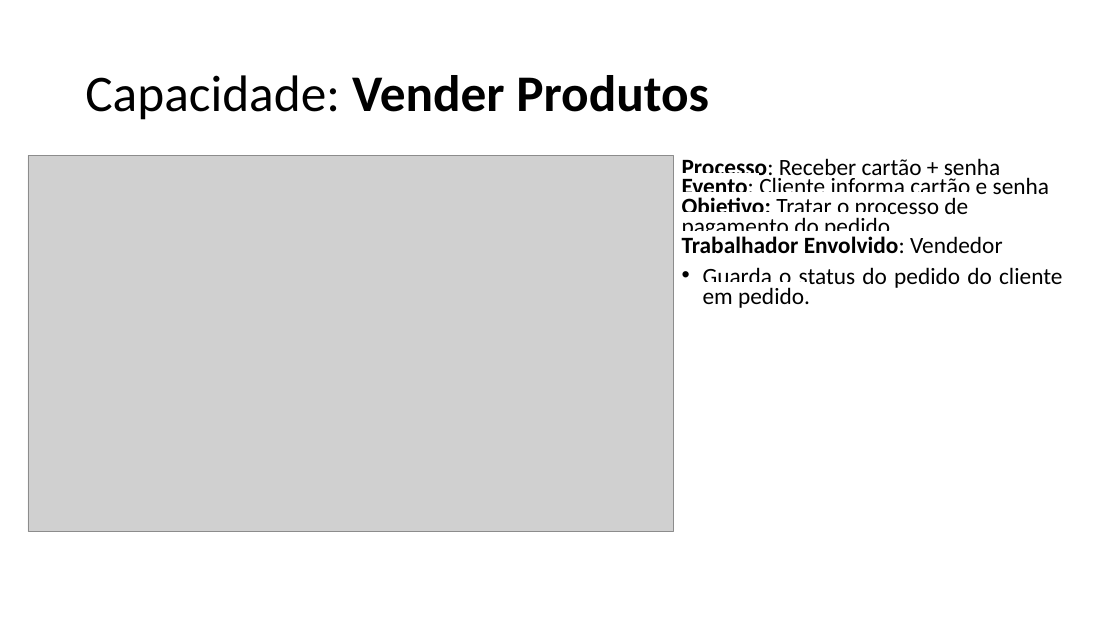
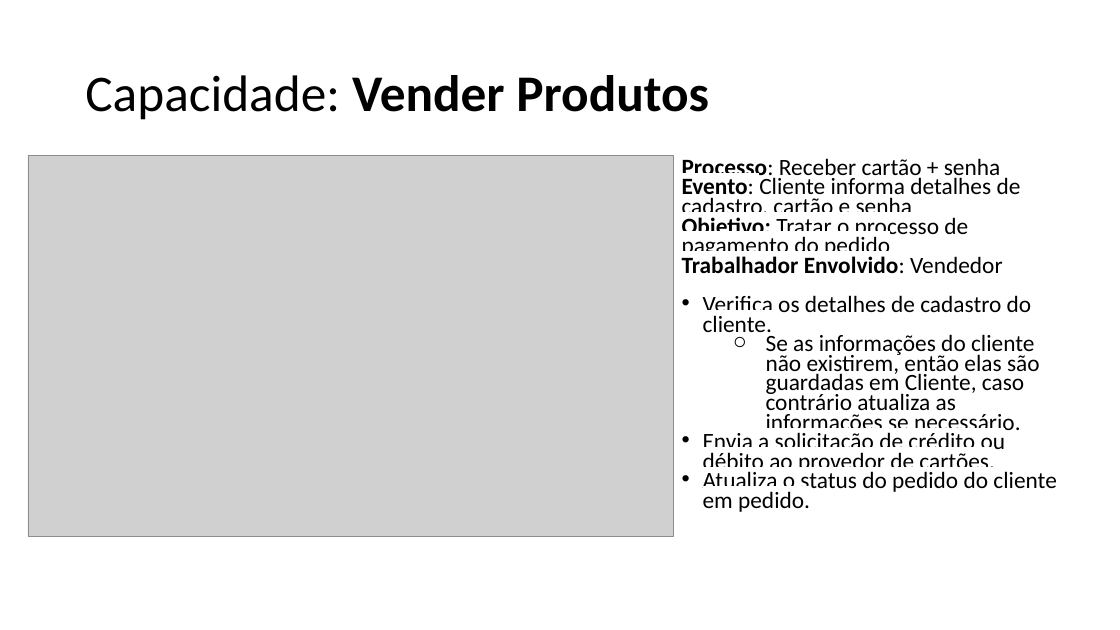
Before and after one commit to emersonsoaresdasilva/projeto-ope, a slide deck: slide 2 of 18-Descrição dos Processos de Negócio.pptx. Drawn at 1120x630 pixels with LibreOffice and Linux fonts; fonts in the diff are those of the drawing; grey boxes stand for pictures. Boxes give left, top, right and bottom in pixels: in the first picture for what was removed or moved away, otherwise in the second. Text is boxed around its words. In the diff, an @@ line names an element or a change of style, - is before the commit and + after.

```diff
--- a/18-Descrição dos Processos de Negócio.pptx
+++ b/18-Descrição dos Processos de Negócio.pptx
@@ picture: place and size @@
-picture at (28, 155, 673, 532)
+picture at (28, 155, 673, 536)
@@ text at (682, 177, 1021, 220): text changed @@
-Evento: Cliente informa cartão e senha
+Evento: Cliente informa detalhes de cadastro, cartão e senha
@@ text at (703, 295, 1056, 512): text changed @@
-• Guarda o status do pedido do cliente em pedido.
+• Verifica os detalhes de cadastro do cliente.
+  ○ Se as informações do cliente não existirem, então elas são guardadas em Cliente, caso contrário atualiza as informações se necessário.
+• Envia a solicitação de crédito ou débito ao provedor de cartões.
+• Atualiza o status do pedido do cliente em pedido.
```
Also in this commit, not shown: 21 other slides changed, 1 slide added, 15 other files.
